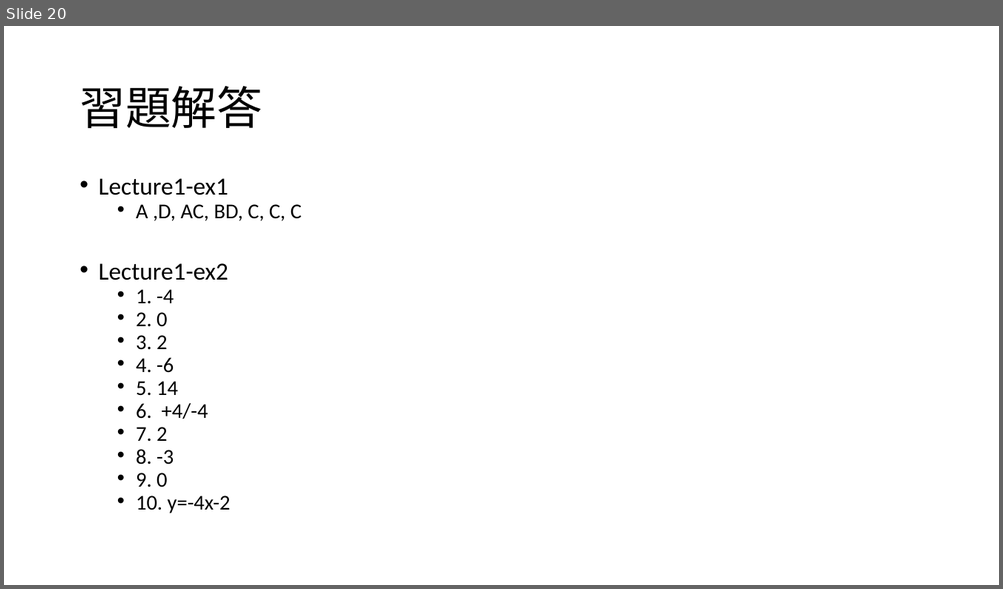
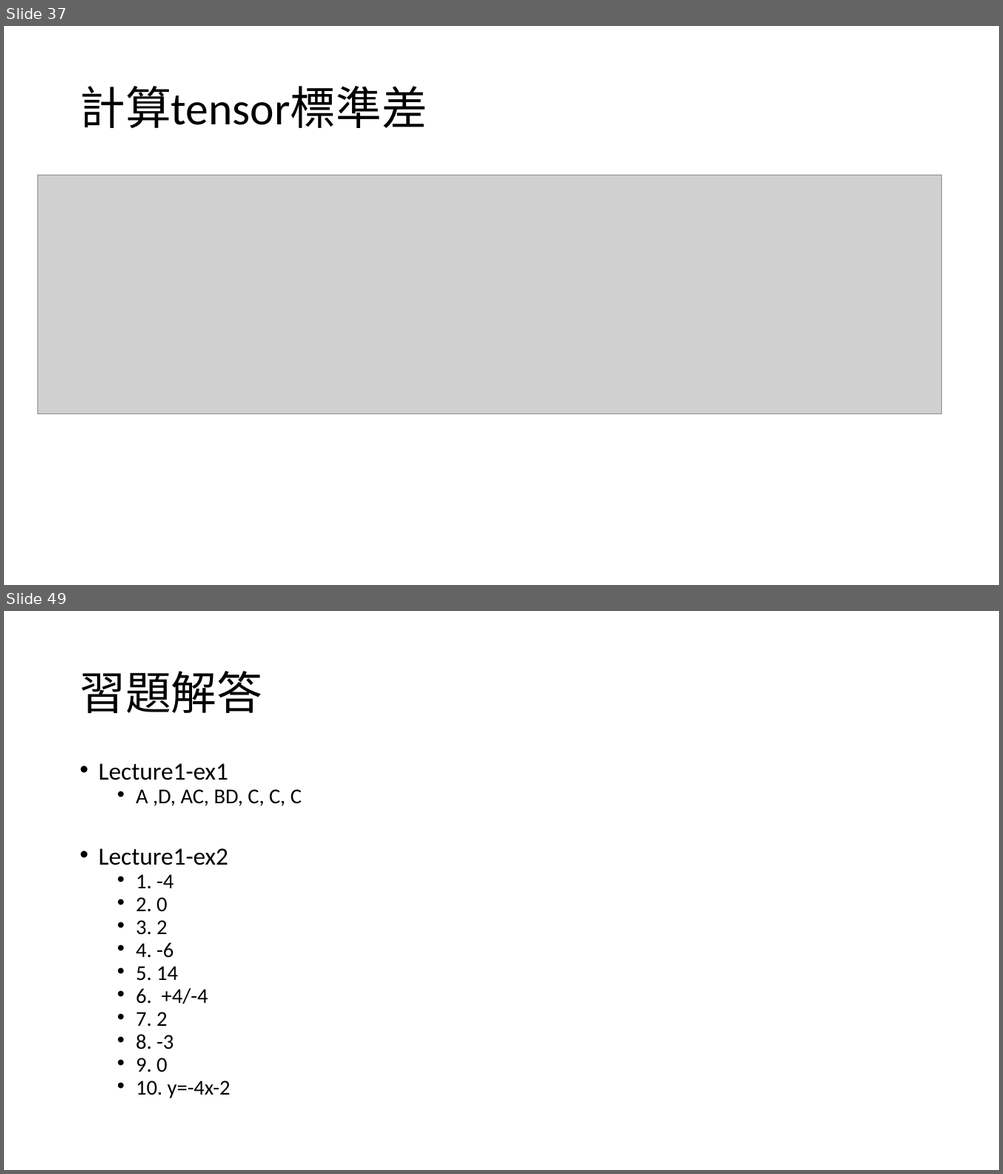
Before and after one commit to yychiang/110-2-VNU-Curriculum, a slide deck: 深度學習/深度學習數學基礎-1.pptx. Shown one above the other, each under a label of ours: slide 20 before the commit, slides 37 and 49 after it; the slides between them are not shown. The pictures are 1003x589 and 1003x1174 pixels, drawn with LibreOffice and Linux fonts; fonts in the diff are those of the drawing; grey boxes stand for pictures. Boxes give left, top, right and bottom in pixels: in the first picture for what was removed or moved away, otherwise in the second. Text is boxed around its words. In the diff, an @@ line names an element or a change of style, - is before the commit and + after.

```diff
--- a/深度學習/深度學習數學基礎-1.pptx
+++ b/深度學習/深度學習數學基礎-1.pptx
@@ slide 37 added at <box>4,26,999,585</box>, background #FFFFFF @@
@@ title added at <box>79,86,427,128</box>, 44 pt, text #000000 @@
+計算tensor標準差
@@ picture added at <box>37,175,942,414</box> @@
@@ what was slide 20 is now slide 49 @@
```
Also in this commit, not shown: 28 other slides added.
